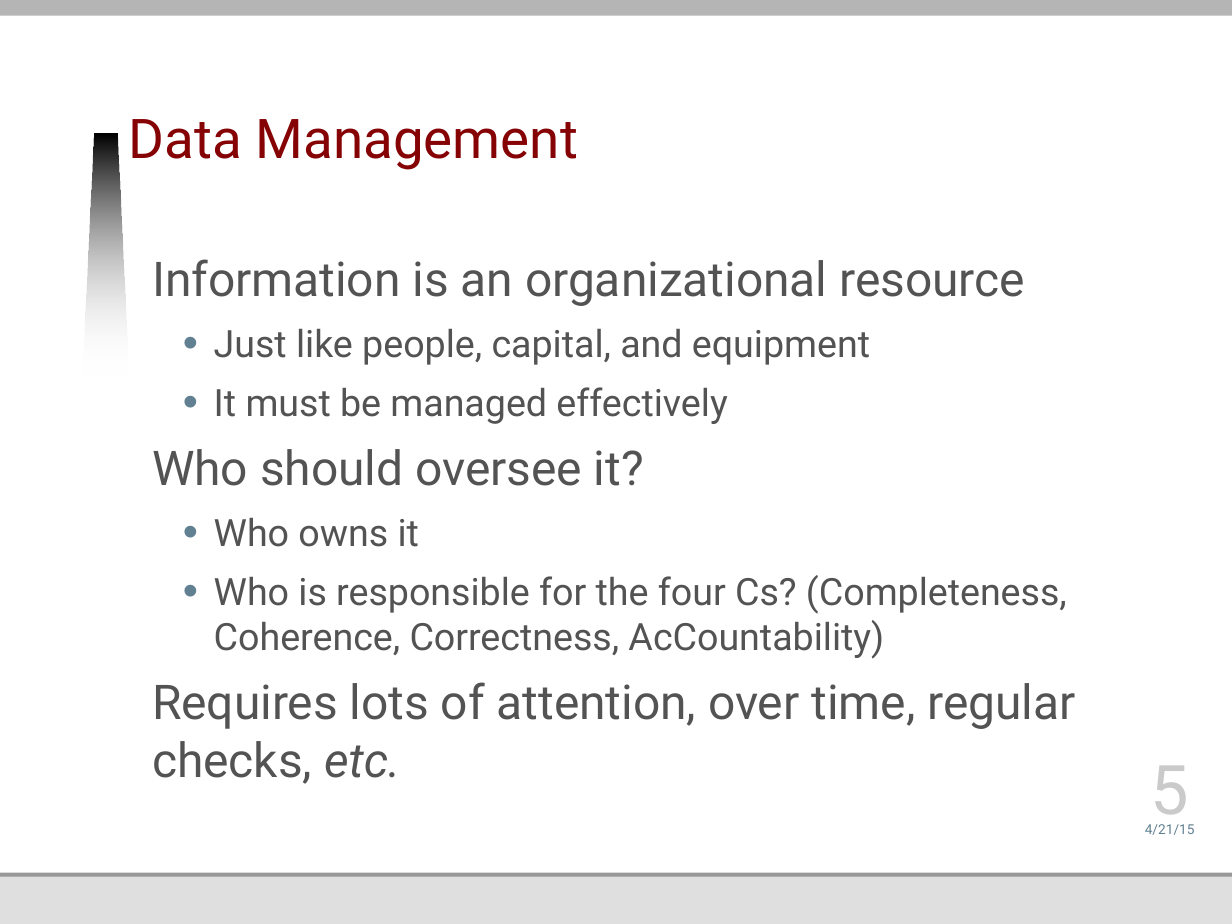
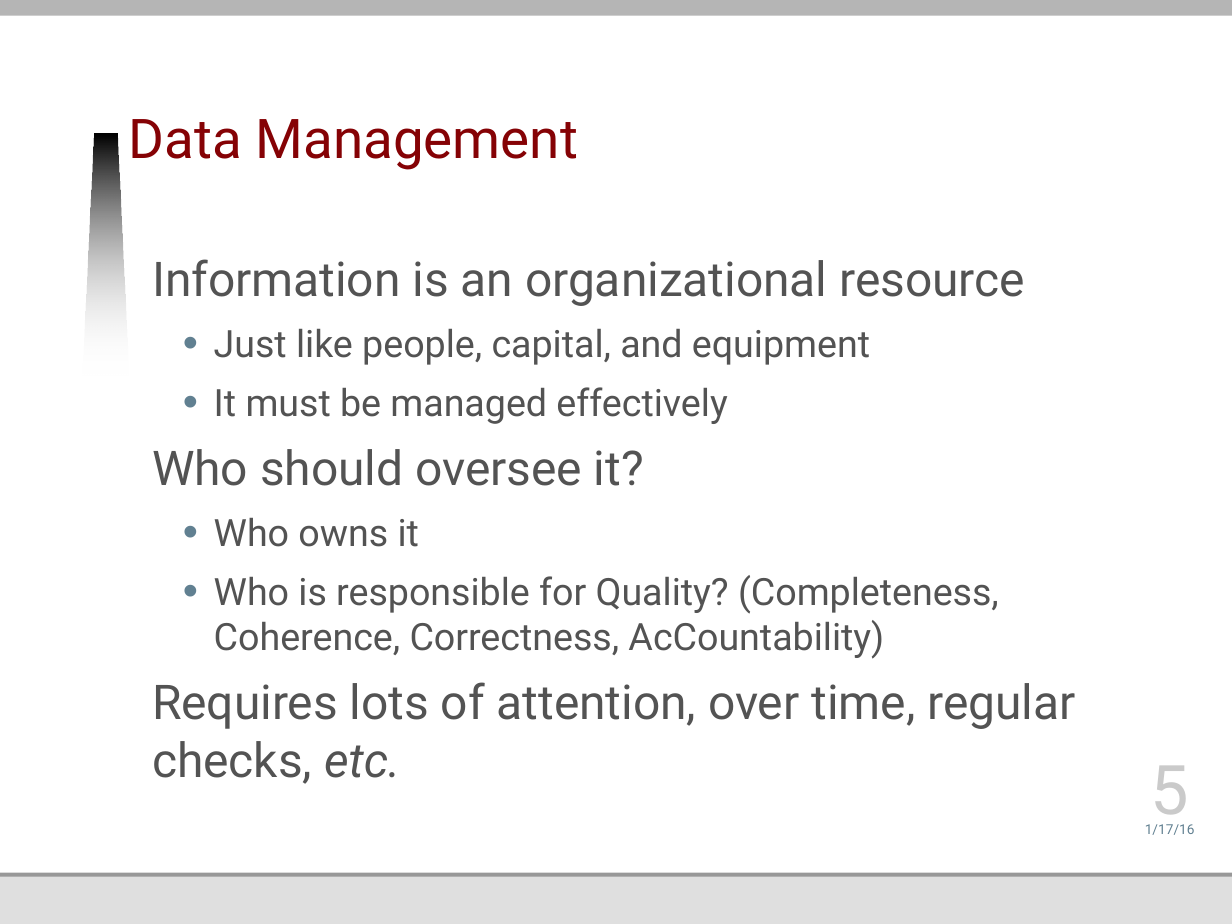
Before and after one commit to jmankoff/data, a slide deck: slide 5 of Lectures/3 Data Storage.pptx. Drawn at 1232x924 pixels with LibreOffice and Linux fonts; fonts in the diff are those of the drawing; background and template pictures are left out. Boxes give left, top, right and bottom in pixels: in the first picture for what was removed or moved away, otherwise in the second. Text is boxed around its words. In the diff, an @@ line names an element or a change of style, - is before the commit and + after.

Commit message:
lecture updates

```diff
--- a/Lectures/3 Data Storage.pptx
+++ b/Lectures/3 Data Storage.pptx
@@ text at <box>214,575,999,659</box>: text changed @@
-  • Who is responsible for the four Cs? (Completeness, Coherence, Correctness, AcCountability)
+  • Who is responsible for Quality? (Completeness, Coherence, Correctness, AcCountability)
@@ text at <box>1145,824,1195,835</box>: text changed @@
-4/21/15
+1/17/16
```
Also in this commit, not shown: 33 other slides changed, 1 slide added.
